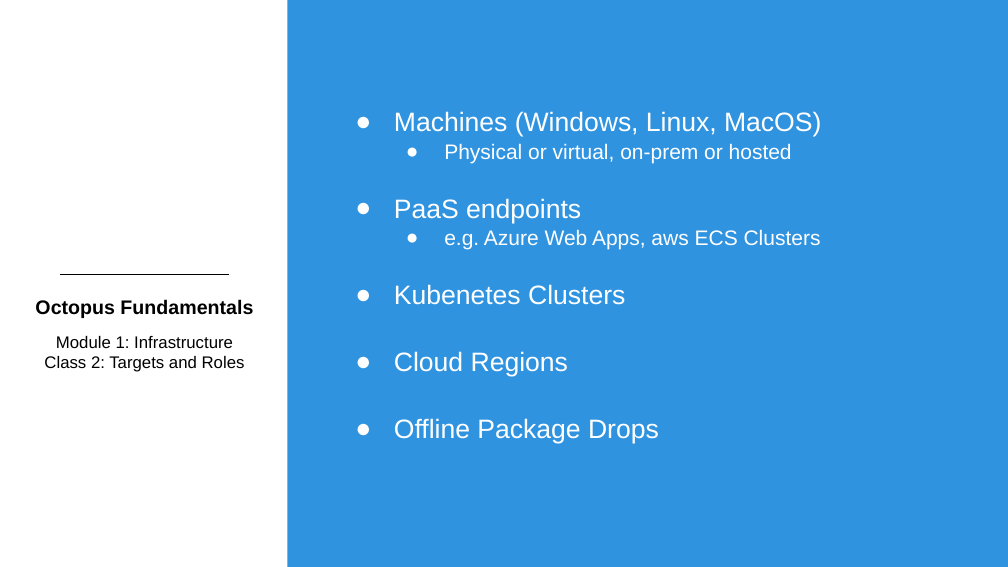
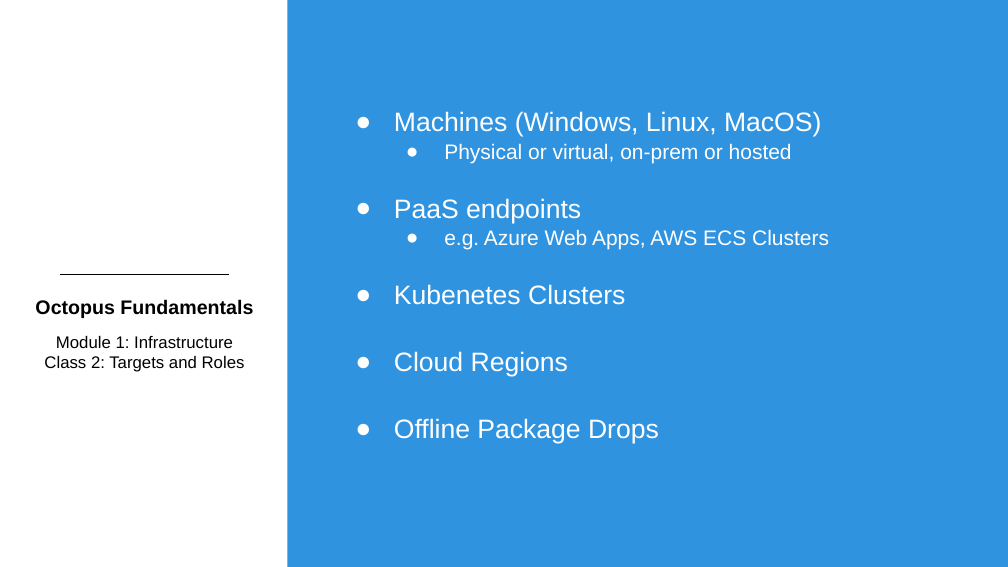
Before and after one commit to OctopusDeployCommunity/Octopus-Fundamentals-Course, a slide deck: slide 3 of OctopusDeployFundamentals/Module1-Infrastructure/Slides/Module1Class2-TargetsAndRoles.pptx. Drawn at 1008x567 pixels with LibreOffice and Linux fonts; fonts in the diff are those of the drawing; background and template pictures are left out. Boxes give left, top, right and bottom in pixels: in the first picture for what was removed or moved away, otherwise in the second. Text is boxed around its words. In the diff, an @@ line names an element or a change of style, - is before the commit and + after.

```diff
--- a/OctopusDeployFundamentals/Module1-Infrastructure/Slides/Module1Class2-TargetsAndRoles.pptx
+++ b/OctopusDeployFundamentals/Module1-Infrastructure/Slides/Module1Class2-TargetsAndRoles.pptx
@@ text at [444,229,829,250]: text changed @@
-  ● e.g. Azure Web Apps, aws ECS Clusters
+  ● e.g. Azure Web Apps, AWS ECS Clusters
```
Also in this commit, not shown: 8 other slides changed, 1 slide added.
